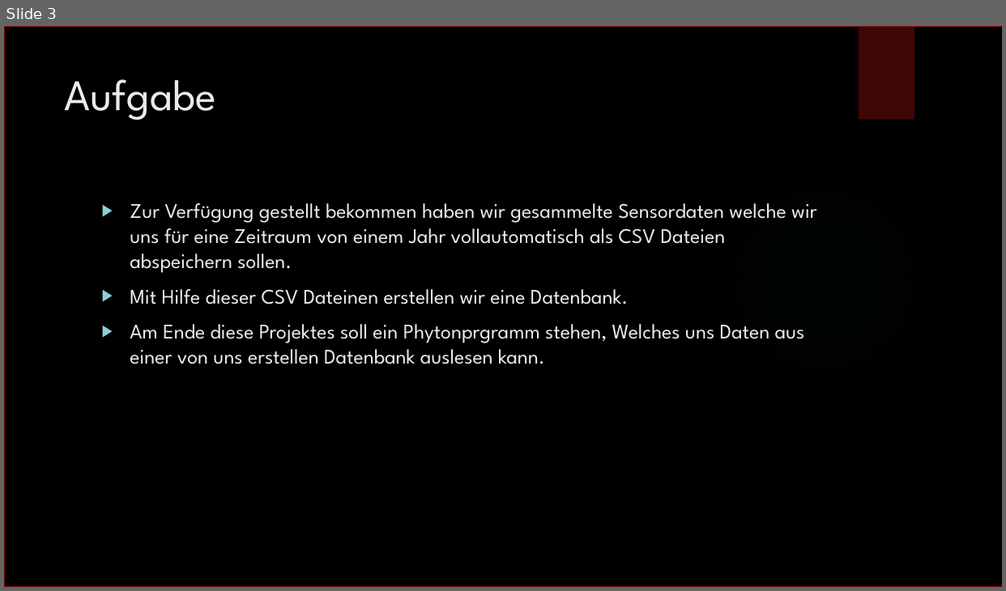
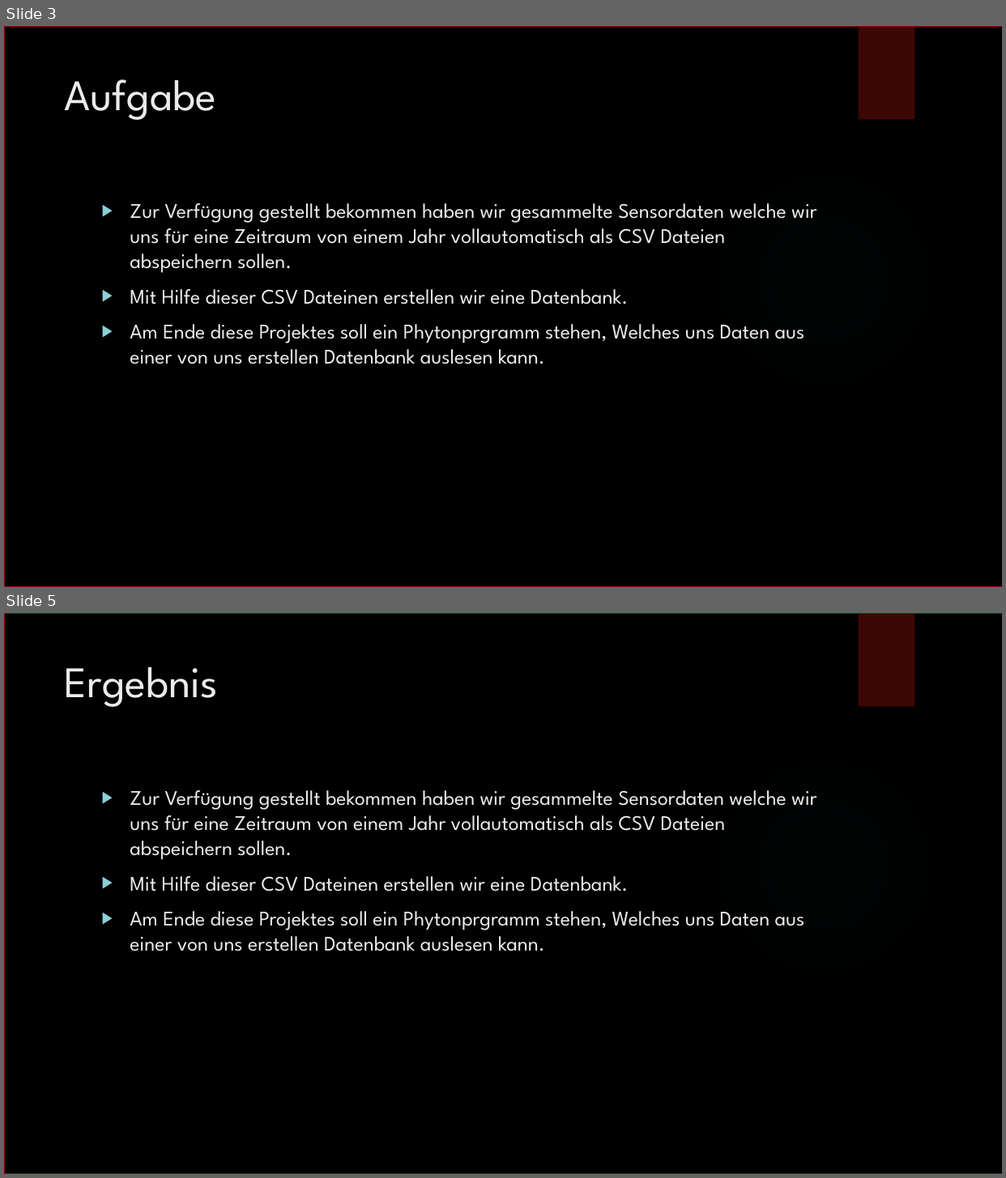
Before and after one commit to Datspacko/DEV5, a slide deck: DEV 5 Feinstaubstation PowerPoint.pptx. Shown one above the other, each under a label of ours: slide 3 before the commit, slides 3 and 5 after it; the slides between them are not shown. The pictures are 1006x591 and 1006x1178 pixels, drawn with LibreOffice and Linux fonts; fonts in the diff are those of the drawing; background and template pictures are left out. Boxes give left, top, right and bottom in pixels: in the first picture for what was removed or moved away, otherwise in the second. Text is boxed around its words. In the diff, an @@ line names an element or a change of style, - is before the commit and + after.

```diff
--- a/DEV 5 Feinstaubstation PowerPoint.pptx
+++ b/DEV 5 Feinstaubstation PowerPoint.pptx
@@ slide 5 added at (x1=4, y1=613, x2=1002, y2=1174), background picture (left out); not listed: 2 template elements that a slide beside it also shows @@
@@ rectangle added at (x1=4, y1=613, x2=1002, y2=1174), fill #000000 at 65% opacity, outline #82100E 1.5 pt @@
@@ title added at (x1=65, y1=667, x2=219, y2=707), 42 pt, text #EBEBEB @@
+Ergebnis
@@ text added at (x1=130, y1=790, x2=816, y2=952), 20 pt, text #EBEBEB @@
+▶ Zur Verfügung gestellt bekommen haben wir gesammelte Sensordaten welche wir uns für eine Zeitraum von einem Jahr vollautomatisch als CSV Dateien abspeichern sollen.
+▶ Mit Hilfe dieser CSV Dateinen erstellen wir eine Datenbank.
+▶ Am Ende diese Projektes soll ein Phytonprgramm stehen, Welches uns Daten aus einer von uns erstellen Datenbank auslesen kann.
```
Also in this commit, not shown: 1 other slide added.
